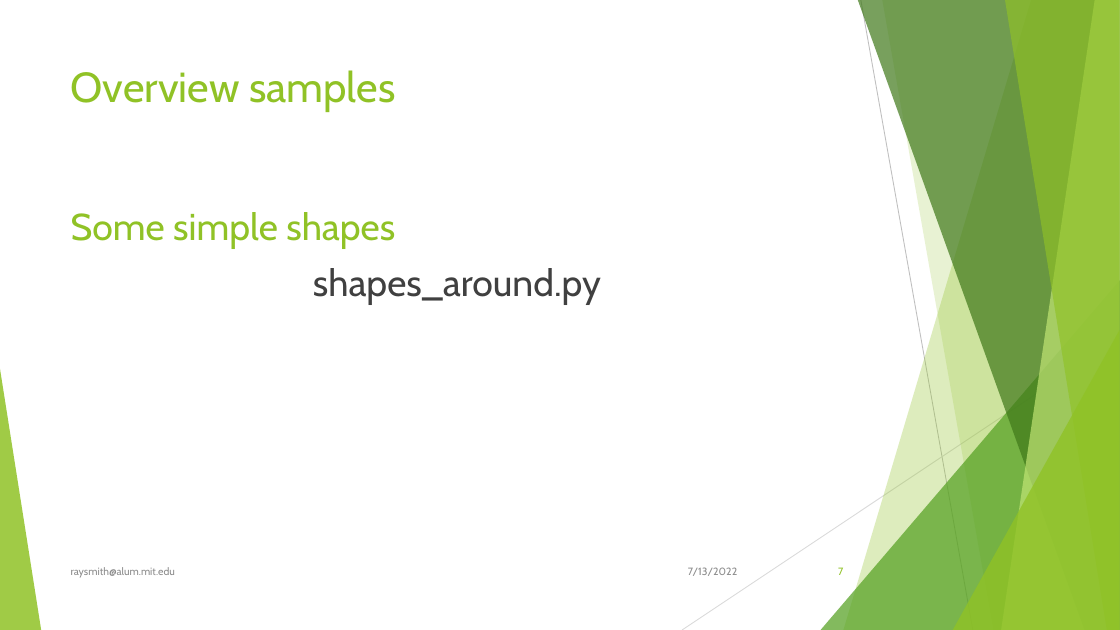
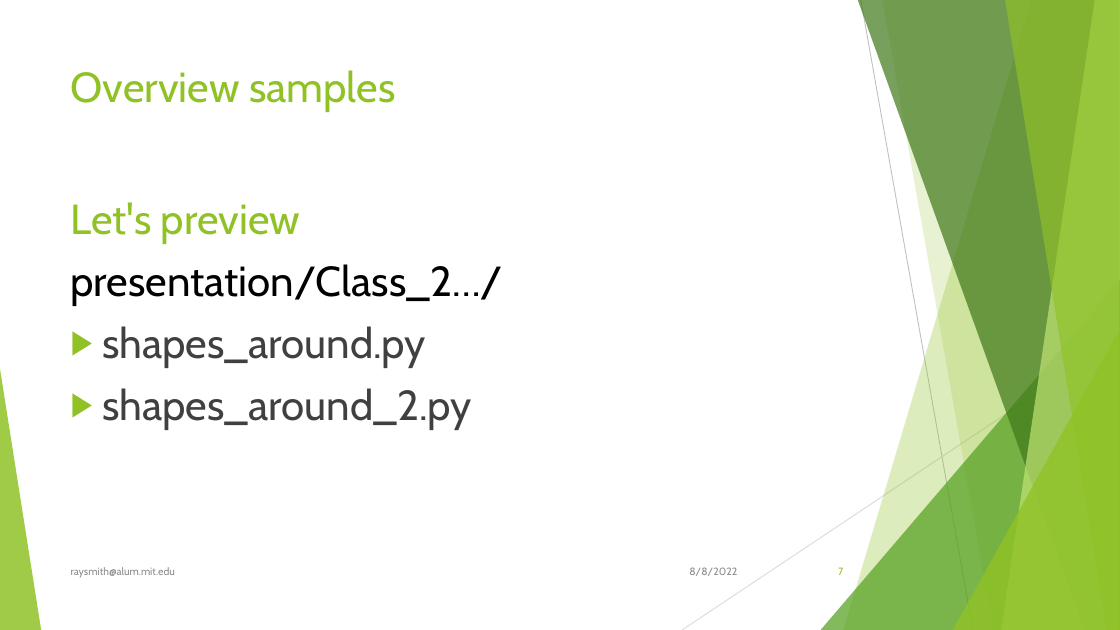
Before and after one commit to raysmith619/Introduction-To-Programming, a slide deck: slide 7 of presentation/Class_2_Ideas_Tools_Functions/Class2_Ideas_Tools_Functions.pptx. Drawn at 1120x630 pixels with LibreOffice and Linux fonts; fonts in the diff are those of the drawing. Boxes give left, top, right and bottom in pixels: in the first picture for what was removed or moved away, otherwise in the second. Text is boxed around its words. In the diff, an @@ line names an element or a change of style, - is before the commit and + after.

```diff
--- a/presentation/Class_2_Ideas_Tools_Functions/Class2_Ideas_Tools_Functions.pptx
+++ b/presentation/Class_2_Ideas_Tools_Functions/Class2_Ideas_Tools_Functions.pptx
@@ text "Let's preview": place and size @@
-text "Let's preview" at [71,212,601,304]
+text "Let's preview" at [71,202,503,430]
@@ text at [71,202,503,306]: text changed; size 32 to 36 pt; text colour #90C226 to #000000 @@
-Some simple shapes
+Let's preview
+presentation/Class_2…/
@@ text at [102,326,426,368]: size 32 to 36 pt in "shapes_around.py"; alignment centre to left; bullet none to ▶ @@
@@ text at [102,388,472,430]: paragraph added @@
+▶ shapes_around_2.py
@@ text at [689,567,737,576]: text changed @@
-7/13/2022
+8/8/2022
```
Also in this commit, not shown: 50 other slides changed, 2 slides removed, 16 other files.
